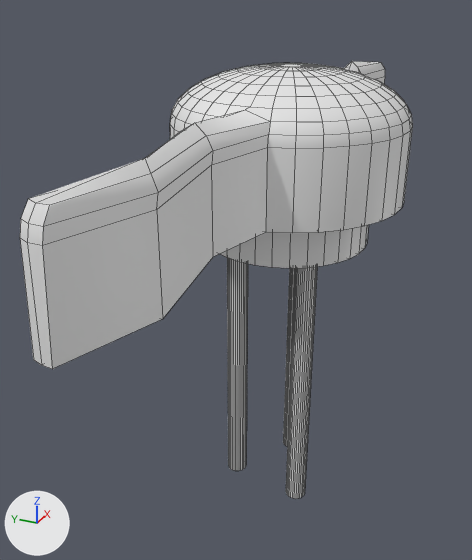
The Blender file CosmicKey.blend, before and after one commit.
Rendered twice from a 50 mm lens placed at (-5.91, -2.13, 2.92), pointed at (-0.17, 0.45, 0.06). Lighting does not change. The marker at lower left points along +X, +Y and +Z. Mesh edges are drawn as thin lines.
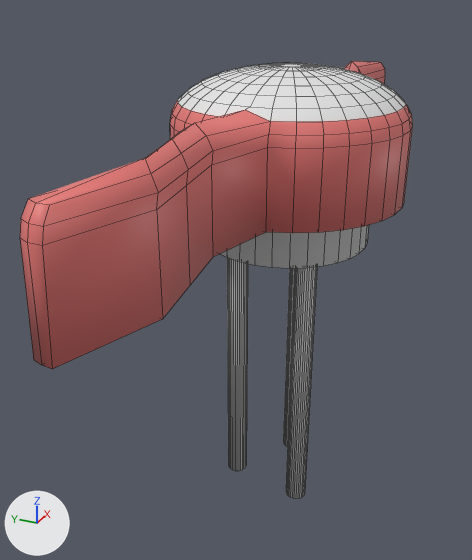
What the commit changed:
Material 'Base' (mat_base) is new.
Its base color is (0.8, 0.194, 0.184) (pink #e77a77).
Material 'Prongs' (mat_prongs) is new.
Its base color is (0.8, 0.8, 0.8) (white #e7e7e7).
me_cylinder is used by ob_cylinder; location (0.0, 0.0, 0.0).
me_cylinder had 700 vertices, 577 faces and spanned x -3.56..3.51, y -1.15..1.1, z -2.38..2.22.
me_cylinder now has 710 vertices, 587 faces and spans x -3.56..3.51, y -1.15..1.1, z -2.38..2.22.
Part 1, on me_cylinder:
10 faces are deleted.
10 vertices are added at x -2.31..-2.2, y -0.16..0.15, z 1.02..2.0.
20 new faces join them, mat_base (pink #e77a77).
me_cylinder part 2: 211 faces spanning x -3.56..3.51, y -1.15..1.1, z 0.56..2.0 switch from no material to mat_base (pink #e77a77).
me_cylinder now uses material mat_prongs (white #e7e7e7).

Location of each change, [x1, y1, x2, y2] in pixels of the pictures (472 x 560 px):
part 1 of me_cylinder, built on: [145, 123, 213, 319] in both
part 2 of me_cylinder, recoloured: [20, 61, 413, 369] in both
